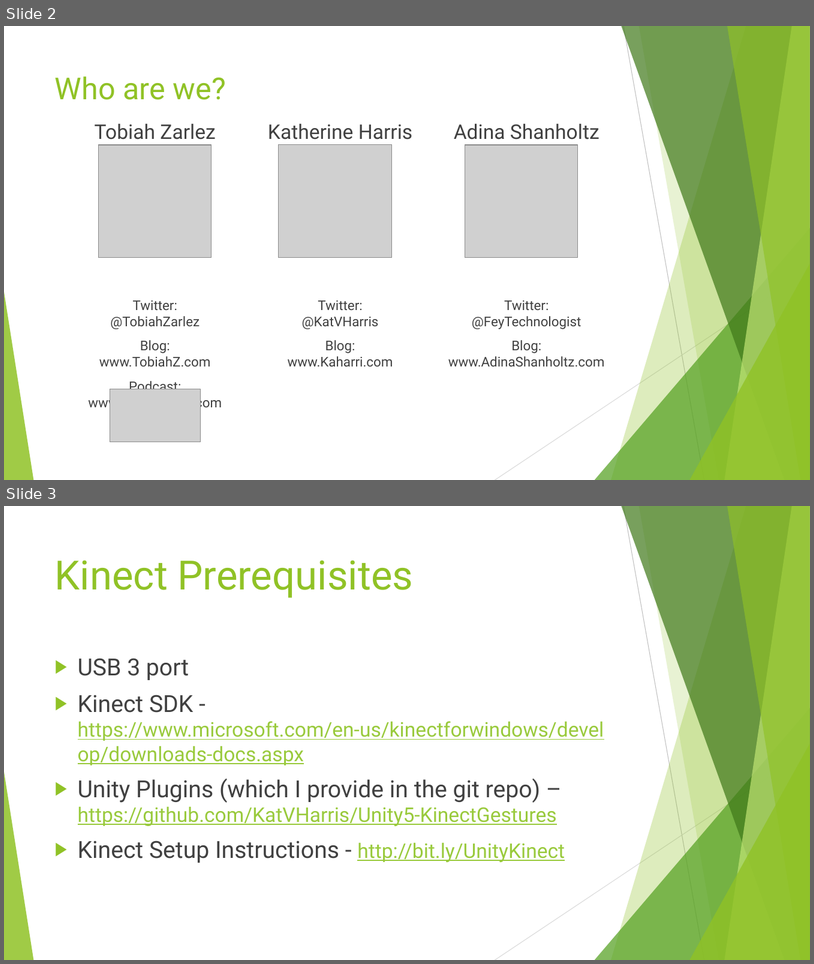
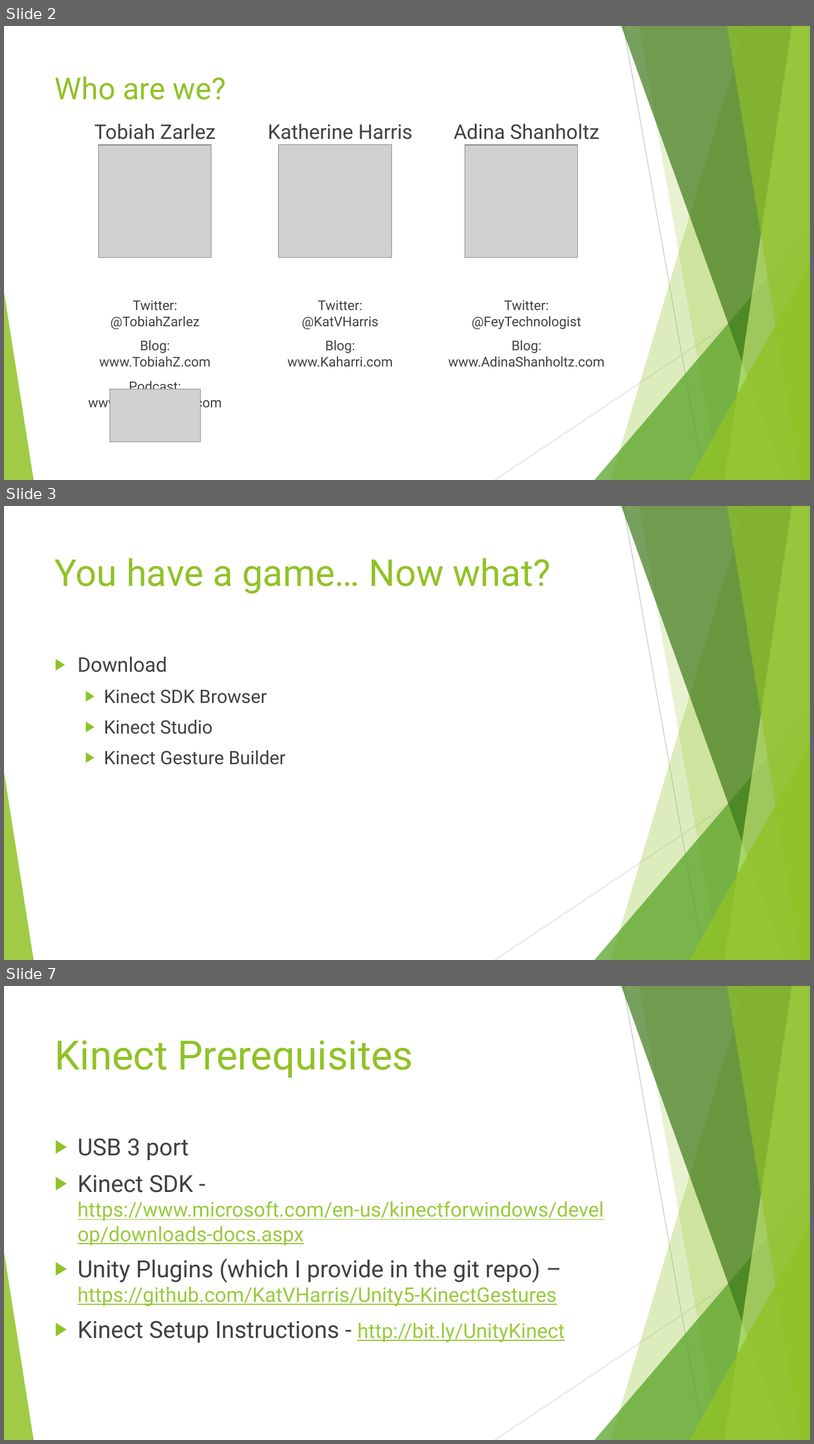
Before and after one commit to KatVHarris/Unity5-KinectGestures, a slide deck: KinectPresentation.pptx. Shown one above the other, each under a label of ours: slides 2 and 3 before the commit, slides 2, 3 and 7 after it; the slides between them are not shown. The pictures are 814x964 and 814x1444 pixels, drawn with LibreOffice and Linux fonts; fonts in the diff are those of the drawing; grey boxes stand for pictures. Boxes give left, top, right and bottom in pixels: in the first picture for what was removed or moved away, otherwise in the second. Text is boxed around its words. In the diff, an @@ line names an element or a change of style, - is before the commit and + after.

```diff
--- a/KinectPresentation.pptx
+++ b/KinectPresentation.pptx
@@ slide 3 added at (4, 506, 810, 960), background #FFFFFF; not listed: 10 template elements that a slide beside it also shows @@
@@ title added at (55, 558, 551, 594), 44 pt, text #90C226 @@
+You have a game… Now what?
@@ text added at (78, 657, 286, 765), 22 pt, text #404040 @@
+▶ Download
+  ▶ Kinect SDK Browser
+  ▶ Kinect Studio
+  ▶ Kinect Gesture Builder
@@ what was slide 3 is now slide 7 @@
```
Also in this commit, not shown: 1 slide changed, 4 other slides added, 1 slide removed, 2 other files.
